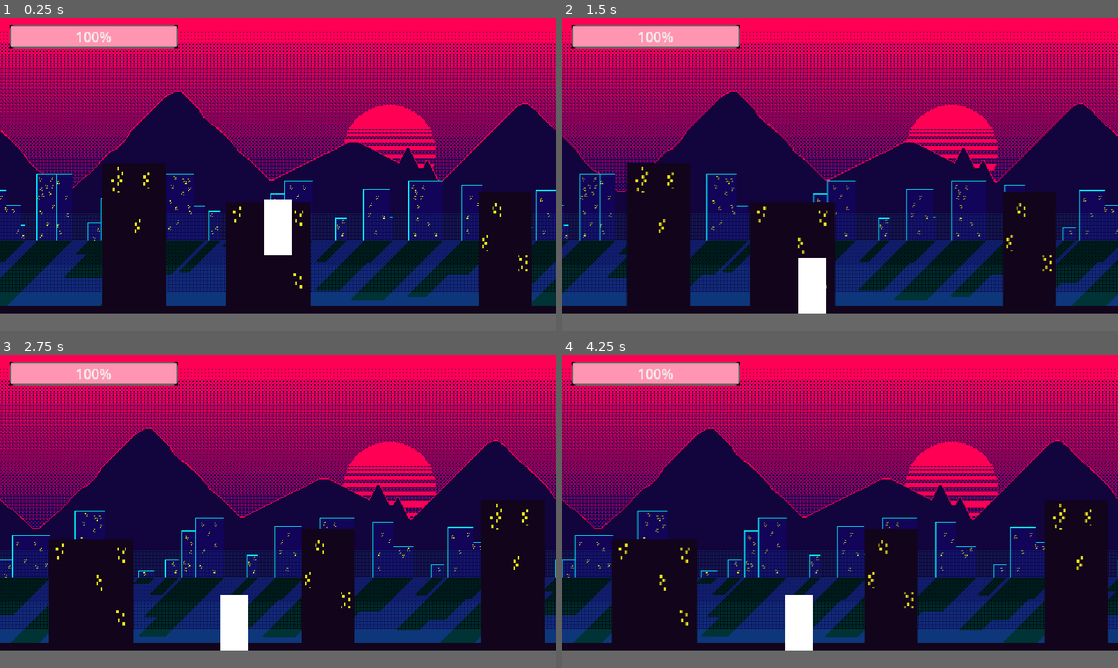
Above: before the commit, frames 1-4 (two rows, left to right).
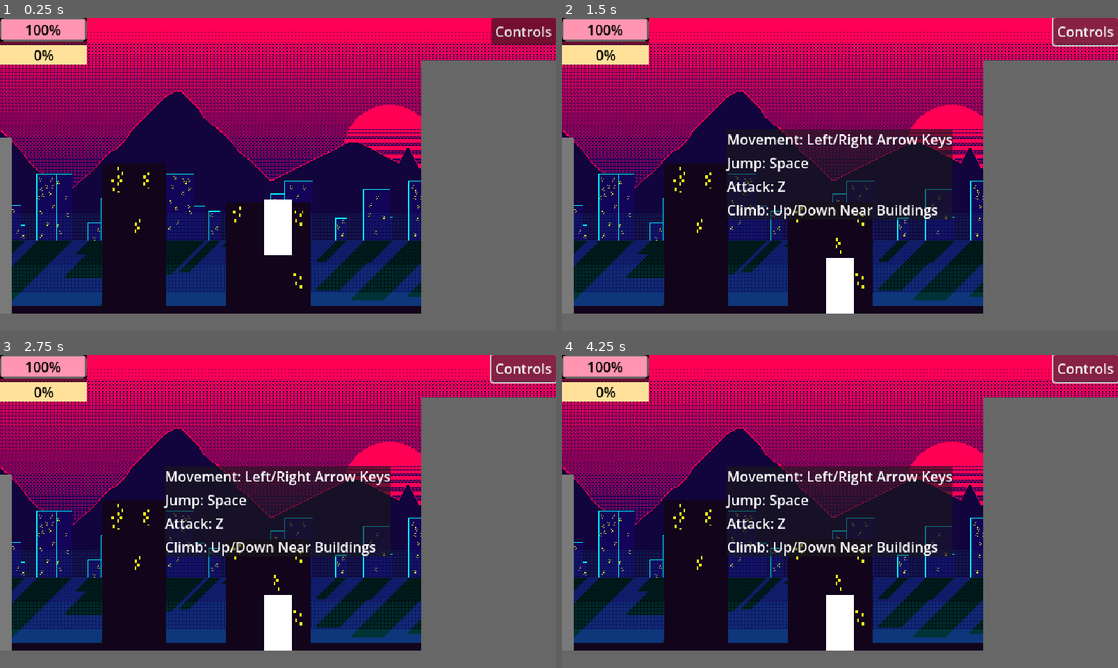
Above: after the commit, the same moments.

Repository: pkfiyah/hangry
Game: Godot game, scene res://levels/prototype.tscn
Same seed, same stepped clock (60 frames per second), same inputs: the game is played once before the commit and once after it.
Inputs (mouse positions are in pixels of both pictures, inside the frame that each line leads up to):
- Up to frame 1 (0.25 s): no input
- Up to frame 2 (1.5 s): click (1084, 30) at 0.5 s, where only the run after the commit has a clickable "Controls"; hold Right (ui_right) from 1.28 s (still down); hold Z from 1.28 s (still down)
- Up to frame 3 (2.75 s): keep holding Right (ui_right); tap Up (ui_up) at 1.52, 2.27 s; release Z at 2.03 s; tap Z at 2.1 s
- Up to frame 4 (4.25 s): release Right (ui_right) at 2.78 s; hold Left (ui_left) 2.78-3.53 s; hold Z 2.78-3.53 s; hold Right (ui_right) from 3.53 s (still down); tap Z at 3.6 s; tap Up (ui_up) at 3.77 s

The runs differ from the first frame. In frame 1, 25% of the frame differs, in the area x 0-100%, y 0-95%; in frame 2, 49%; in frame 3, 52%; in frame 4, 52%.
Error before the commit: Parse Error: Preload file "res://entities/building.tscn" does not exist. (res://entities/chunk.gd:3)

Commit message:
Exp,Tacoza,Pause,ControlsPanel

Diff:
--- a/entities/chunk.gd
+++ b/entities/chunk.gd
@@ -1,6 +1,6 @@
 extends Node2D
 
-var building_scene = preload("res://entities/building.tscn")
+var building_scene = preload("uid://dgb8vtqwrrfbi")
 
 func _ready():
 	# Randomize so each run is different
--- a/entities/kaiju/enemy.gd
+++ b/entities/kaiju/enemy.gd
@@ -70,6 +70,11 @@
 		die()
 
 func die() -> void:
+	var players = get_tree().get_nodes_in_group("player")
+	for player in players:
+		if player.has_method("add_exp"):
+			var exp_val = stats.exp_reward if stats else 10
+			player.add_exp(exp_val)
 	queue_free()
 
 func _on_screen_exited() -> void:
--- /dev/null
+++ b/entities/kaiju/tacoza.gd
@@ -0,0 +1,68 @@
+extends Enemy
+class_name Tacoza
+
+var leap_timer: float = 0.0
+var time_between_leaps: float = 3.0
+var is_leaping: bool = false
+var leap_velocity_x: float = 400.0
+var leap_velocity_y: float = -600.0
+
+func _ready() -> void:
+	super._ready() # Call the base _ready
+
+	# Tacoza allows landing on buildings (Layer 3, bit 3 -> value 4)
+	# By default, CharacterBody2D collides with Layer 1 (Floor).
+	# We set collision mask to include Buildings.
+	# Make sure we don't physically collide with the Player (Layer 2)!
+	set_collision_mask_value(3, true) # Buildings
+
+	# Randomize first leap timer slightly so they don't all jump at once
+	leap_timer = randf_range(0.5, time_between_leaps)
+
+	# Override direction if we want them to leap towards player,
+	# but for now we just use the initialized direction from spawn.
+	if is_instance_valid(visual):
+		visual.flip_h = direction < 0
+
+func _physics_process(delta: float) -> void:
+	# Add gravity
+	if not is_on_floor():
+		velocity.y += gravity * delta
+
+		# In the air: fast animation, maintain leap velocity
+		if is_instance_valid(visual):
+			visual.speed_scale = 2.0
+		if is_leaping:
+			velocity.x = direction * leap_velocity_x
+
+	if is_on_floor():
+		# On the ground: slow twitchy animation
+		if is_instance_valid(visual):
+			visual.speed_scale = 0.5
+
+		# Only zero out horizontal speed if we aren't starting a jump
+		if velocity.y >= 0:
+			velocity.x = 0 # Stay still on the ground
+			is_leaping = false
+
+		# Countdown for next leap
+		leap_timer -= delta
+		if leap_timer <= 0:
+			perform_leap()
+			leap_timer = time_between_leaps
+
+	move_and_slide()
+
+func perform_leap() -> void:
+	is_leaping = true
+
+	# Randomize leap velocities for varied arcs
+	leap_velocity_x = randf_range(200.0, 500.0)
+	leap_velocity_y = randf_range(-400.0, -700.0)
+
+	# Leap in the current direction
+	velocity.x = direction * leap_velocity_x
+	velocity.y = leap_velocity_y
+
+	if is_instance_valid(visual):
+		visual.flip_h = direction < 0
--- /dev/null
+++ b/entities/kaiju/tacoza.tscn
@@ -0,0 +1,58 @@
+[gd_scene load_steps=9 format=3 uid="uid://vt6l3144axrt"]
+
+[ext_resource type="Script" uid="uid://cshavixbiqyyt" path="res://entities/kaiju/tacoza.gd" id="1_xi6ti"]
+[ext_resource type="Resource" uid="uid://ctutbidvwsq7w" path="res://resources/enemy_stats/tacoza_stats.tres" id="2_xi6ti"]
+[ext_resource type="Texture2D" uid="uid://cngs612c3bgf0" path="res://sprites/kaiju/Tacoza_Moving_32x32.png" id="3_xi6ti"]
+
+[sub_resource type="AtlasTexture" id="AtlasTexture_4tm1k"]
+atlas = ExtResource("3_xi6ti")
+region = Rect2(0, 0, 32, 32)
+
+[sub_resource type="AtlasTexture" id="AtlasTexture_vx7qk"]
+atlas = ExtResource("3_xi6ti")
+region = Rect2(32, 0, 32, 32)
+
+[sub_resource type="SpriteFrames" id="SpriteFrames_3rnnv"]
+animations = [{
+"frames": [{
+"duration": 1.0,
+"texture": SubResource("AtlasTexture_4tm1k")
+}, {
+"duration": 1.0,
+"texture": SubResource("AtlasTexture_vx7qk")
+}],
+"loop": true,
+"name": &"default",
+"speed": 5.0
+}]
+
+[sub_resource type="RectangleShape2D" id="RectangleShape2D_b4nis"]
+
+[sub_resource type="RectangleShape2D" id="RectangleShape2D_pqhw6"]
+size = Vector2(20, 20.75)
+
+[node name="Tacoza" type="CharacterBody2D"]
+collision_layer = 8
+script = ExtResource("1_xi6ti")
+stats = ExtResource("2_xi6ti")
+
+[node name="Sprite2D" type="AnimatedSprite2D" parent="."]
+texture_filter = 1
+scale = Vector2(2, 2)
+sprite_frames = SubResource("SpriteFrames_3rnnv")
+autoplay = "default"
+
+[node name="Hitbox" type="Area2D" parent="."]
+scale = Vector2(2, 2)
+collision_layer = 2
+
+[node name="CollisionShape2D" type="CollisionShape2D" parent="Hitbox"]
+shape = SubResource("RectangleShape2D_b4nis")
+
+[node name="CollisionShape2D" type="CollisionShape2D" parent="."]
+position = Vector2(0, -0.75)
+scale = Vector2(2, 2)
+shape = SubResource("RectangleShape2D_pqhw6")
+
+[node name="VisibleOnScreenNotifier2D" type="VisibleOnScreenNotifier2D" parent="."]
+rect = Rect2(-250, -10, 500, 20)
--- /dev/null
+++ b/entities/kaiju/tupis.gd
@@ -0,0 +1,5 @@
+extends Enemy
+class_name Tupis
+
+# Tupis just uses the base enemy behavior (moving straight forward).
+# We can override or add specific methods here if needed in the future.
--- a/entities/kaiju/tupis.tscn
+++ b/entities/kaiju/tupis.tscn
@@ -1,6 +1,6 @@
 [gd_scene load_steps=9 format=3 uid="uid://cqkp8rxqc7tyk"]
 
-[ext_resource type="Script" uid="uid://bcpctlv0486j6" path="res://entities/kaiju/enemy.gd" id="1_p0ajm"]
+[ext_resource type="Script" uid="uid://b86u6fhw5iq8p" path="res://entities/kaiju/tupis.gd" id="1_w00xq"]
 [ext_resource type="Resource" uid="uid://wonodivn6fmj" path="res://resources/enemy_stats/tupis_stats.tres" id="2_vg2e6"]
 [ext_resource type="Texture2D" uid="uid://cth2axexexbhq" path="res://sprites/kaiju/Tupis_First_Attempt_32x32.png" id="3_r3cpb"]
 
@@ -33,7 +33,7 @@
 
 [node name="Tupis" type="CharacterBody2D"]
 collision_layer = 8
-script = ExtResource("1_p0ajm")
+script = ExtResource("1_w00xq")
 stats = ExtResource("2_vg2e6")
 
 [node name="Sprite2D" type="AnimatedSprite2D" parent="."]
--- a/entities/player/kaiju.gd
+++ b/entities/player/kaiju.gd
@@ -19,6 +19,10 @@
 var health: int = 100
 var max_health: int = 100
 var invulnerable_timer: float = 0.0
+
+var current_exp: int = 0
+var level: int = 1
+var exp_to_next_level: int = 100
 
 func _ready():
 	# Programmatically create RayCasts for wall detection so we don't
@@ -61,6 +65,20 @@
 			process_climbing(delta)
 
 signal health_changed(new_health)
+signal exp_changed(new_exp)
+signal level_up(new_level)
+
+func add_exp(amount: int):
+	current_exp += amount
+
+	while current_exp >= exp_to_next_level:
+		current_exp -= exp_to_next_level
+		level += 1
+		emit_signal("level_up", level)
+		print("Level Up! New Level: ", level)
+
+	print("Kaiju EXP: ", current_exp)
+	emit_signal("exp_changed", current_exp)
 
 func take_damage(amount: int):
 	if invulnerable_timer > 0:
--- a/entities/player/kaiju.tscn
+++ b/entities/player/kaiju.tscn
@@ -6,7 +6,7 @@
 [sub_resource type="RectangleShape2D" id="RectangleShape2D_ofpyr"]
 size = Vector2(32, 64)
 
-[node name="Kaiju" type="CharacterBody2D"]
+[node name="Kaiju" type="CharacterBody2D" groups=["player"]]
 collision_layer = 2
 script = ExtResource("1_7jq6t")
 
--- a/entities/structures/building.tscn
+++ b/entities/structures/building.tscn
@@ -20,3 +20,4 @@
 [node name="CollisionShape2D" type="CollisionShape2D" parent="."]
 position = Vector2(375, -150)
 shape = SubResource("RectangleShape2D_kdh3y")
+one_way_collision = true
--- a/resources/enemy_stats/enemy_stats.gd
+++ b/resources/enemy_stats/enemy_stats.gd
@@ -4,3 +4,4 @@
 @export var max_health: int = 50
 @export var damage: int = 15
 @export var speed: float = 150.0
+@export var exp_reward: int = 10
--- a/resources/enemy_stats/tacoza_stats.tres
+++ b/resources/enemy_stats/tacoza_stats.tres
@@ -5,3 +5,6 @@
 [resource]
 script = ExtResource("1_ohnx5")
 enemy_name = "Tacoza"
+max_health = 20
+damage = 10
+exp_reward = 5
--- a/scripts/main.gd
+++ b/scripts/main.gd
@@ -3,21 +3,23 @@
 const CHUNK_WIDTH = 640.0
 const SPAWN_RADIUS = 3 # How many chunks to keep visible around the player
 
-var chunk_scene = preload("res://entities/chunk.tscn")
+var chunk_scene = preload("uid://bgjxwxruwafd2")
 var current_chunk_index = 0
 var active_chunks: Dictionary = {}
 
 var enemy_spawn_timer: float = 3.0
-var enemy_scene # Will be loaded dynamically if it exists
+var enemy_scenes: Array[PackedScene] = []
 
 @onready var kaiju = $Kaiju
 @onready var chunk_container = $ChunkContainer
 @onready var enemy_container = Node2D.new()
 
 func _ready():
-	# Try loading the enemy scene if it's been created
-	if ResourceLoader.exists("res://entities/kaijus/tupis.tscn"):
-		enemy_scene = load("res://entities/kaijus/tupis.tscn")
+	# Load available enemy scenes
+	if ResourceLoader.exists("uid://cqkp8rxqc7tyk"): # tupis
+		enemy_scenes.append(load("uid://cqkp8rxqc7tyk"))
+	if ResourceLoader.exists("uid://vt6l3144axrt"): # tacoza
+		enemy_scenes.append(load("uid://vt6l3144axrt"))
 
 	# Container to hold spawned enemies
 	enemy_container.name = "EnemyContainer"
@@ -45,7 +47,7 @@
 		update_chunks(current_chunk_index)
 
 	# Handle enemy spawning
-	if enemy_scene:
+	if enemy_scenes.size() > 0:
 		enemy_spawn_timer -= delta
 		if enemy_spawn_timer <= 0.0:
 			spawn_enemy()
@@ -53,9 +55,10 @@
 
 func spawn_enemy():
 	print("Spawning?")
-	if not enemy_scene: return
+	if enemy_scenes.is_empty(): return
 
-	var enemy = enemy_scene.instantiate()
+	var random_scene = enemy_scenes.pick_random()
+	var enemy = random_scene.instantiate()
 	# Spawn either far left (-1) or far right (1)
 	var spawn_dir = 1 if randf() > 0.5 else -1
 	# Spawn 800 pixels away from the player (off screen)
--- a/ui/hud.gd
+++ b/ui/hud.gd
@@ -1,8 +1,17 @@
 extends CanvasLayer
 
-@onready var health_bar = $HealthBar
+@onready var health_bar: ProgressBar = $PlayerStats/VBoxContainer/HealthBar
+@onready var exp_bar: ProgressBar = $PlayerStats/VBoxContainer/ExpBar
+
+@onready var controls_panel = $ControlsPanel
+@onready var controls_button = $ControlsButton
 
 func _ready():
+	# Ensure the HUD continues to process input when the game is paused
+	process_mode = Node.PROCESS_MODE_ALWAYS
+
+	controls_button.pressed.connect(_on_controls_button_pressed)
+
 	# Find the Kaiju and connect health updates
 	var kaiju = get_tree().current_scene.get_node_or_null("Kaiju")
 	if kaiju:
@@ -10,12 +19,31 @@
 		health_bar.max_value = kaiju.max_health
 		health_bar.value = kaiju.health
 
-		# Connect to a signal (we'll add this to Kaiju in a moment)
 		if not kaiju.has_signal("health_changed"):
 			kaiju.add_user_signal("health_changed")
 		kaiju.connect("health_changed", _on_health_changed)
+
+		if not kaiju.has_signal("exp_changed"):
+			kaiju.add_user_signal("exp_changed")
+		kaiju.connect("exp_changed", _on_exp_changed)
 
 func _on_health_changed(new_health):
 	# Animate the health bar shrinking
 	var tween = create_tween()
 	tween.tween_property(health_bar, "value", new_health, 0.2)
+
+func _on_exp_changed(new_exp):
+	# Animate the health bar shrinking
+	var tween = create_tween()
+	tween.tween_property(exp_bar, "value", new_exp, 0.2)
+
+func _on_controls_button_pressed():
+	toggle_pause()
+
+func toggle_pause():
+	controls_panel.visible = not controls_panel.visible
+	get_tree().paused = controls_panel.visible
+
+func _unhandled_input(event):
+	if event is InputEventKey and event.pressed and event.keycode == KEY_ESCAPE:
+		toggle_pause()
--- a/ui/hud.tscn
+++ b/ui/hud.tscn
@@ -10,12 +10,71 @@
 border_width_bottom = 2
 border_color = Color(0, 0, 0, 1)
 
+[sub_resource type="StyleBoxFlat" id="StyleBoxFlat_rbyyf"]
+bg_color = Color(1, 0.88235295, 0.6039216, 1)
+
+[sub_resource type="StyleBoxFlat" id="StyleBoxFlat_276te"]
+bg_color = Color(0.40784314, 1, 0.27058825, 1)
+
 [node name="HUD" type="CanvasLayer"]
 script = ExtResource("1_rbyyf")
 
-[node name="HealthBar" type="ProgressBar" parent="."]
-offset_left = 11.0
-offset_top = 8.0
-offset_right = 205.0
-offset_bottom = 35.0
+[node name="PlayerStats" type="PanelContainer" parent="."]
+offset_right = 100.0
+offset_bottom = 54.0
+
+[node name="VBoxContainer" type="VBoxContainer" parent="PlayerStats"]
+layout_mode = 2
+
+[node name="HealthBar" type="ProgressBar" parent="PlayerStats/VBoxContainer"]
+layout_mode = 2
+theme_override_colors/font_color = Color(0, 0, 0, 1)
 theme_override_styles/background = SubResource("StyleBoxFlat_pv4sj")
+
+[node name="ExpBar" type="ProgressBar" parent="PlayerStats/VBoxContainer"]
+layout_mode = 2
+theme_override_colors/font_color = Color(0, 0, 0, 1)
+theme_override_styles/background = SubResource("StyleBoxFlat_rbyyf")
+theme_override_styles/fill = SubResource("StyleBoxFlat_276te")
+
+[node name="ControlsButton" type="Button" parent="."]
+anchors_preset = 1
+anchor_left = 1.0
+anchor_right = 1.0
+offset_left = -74.0
+offset_bottom = 31.0
+grow_horizontal = 0
+text = "Controls"
+
+[node name="ControlsPanel" type="PanelContainer" parent="."]
+visible = false
+anchors_preset = 8
+anchor_left = 0.5
+anchor_top = 0.5
+anchor_right = 0.5
+anchor_bottom = 0.5
+offset_left = -20.0
+offset_top = -20.0
+offset_right = 20.0
+offset_bottom = 20.0
+grow_horizontal = 2
+grow_vertical = 2
+
+[node name="VBoxContainer" type="VBoxContainer" parent="ControlsPanel"]
+layout_mode = 2
+
+[node name="MovementLabel" type="Label" parent="ControlsPanel/VBoxContainer"]
+layout_mode = 2
+text = "Movement: Left/Right Arrow Keys"
+
+[node name="JumpLabel" type="Label" parent="ControlsPanel/VBoxContainer"]
+layout_mode = 2
+text = "Jump: Space"
+
+[node name="AttackLabel" type="Label" parent="ControlsPanel/VBoxContainer"]
+layout_mode = 2
+text = "Attack: Z"
+
+[node name="ClimbLabel" type="Label" parent="ControlsPanel/VBoxContainer"]
+layout_mode = 2
+text = "Climb: Up/Down Near Buildings"
Not shown, added: entities/kaiju/tacoza.gd.uid
Not shown, added: entities/kaiju/tupis.gd.uid
Not shown: 1 places in ui/hud.tscn that only renumber resources
Not shown, changed: GEMINI.md
